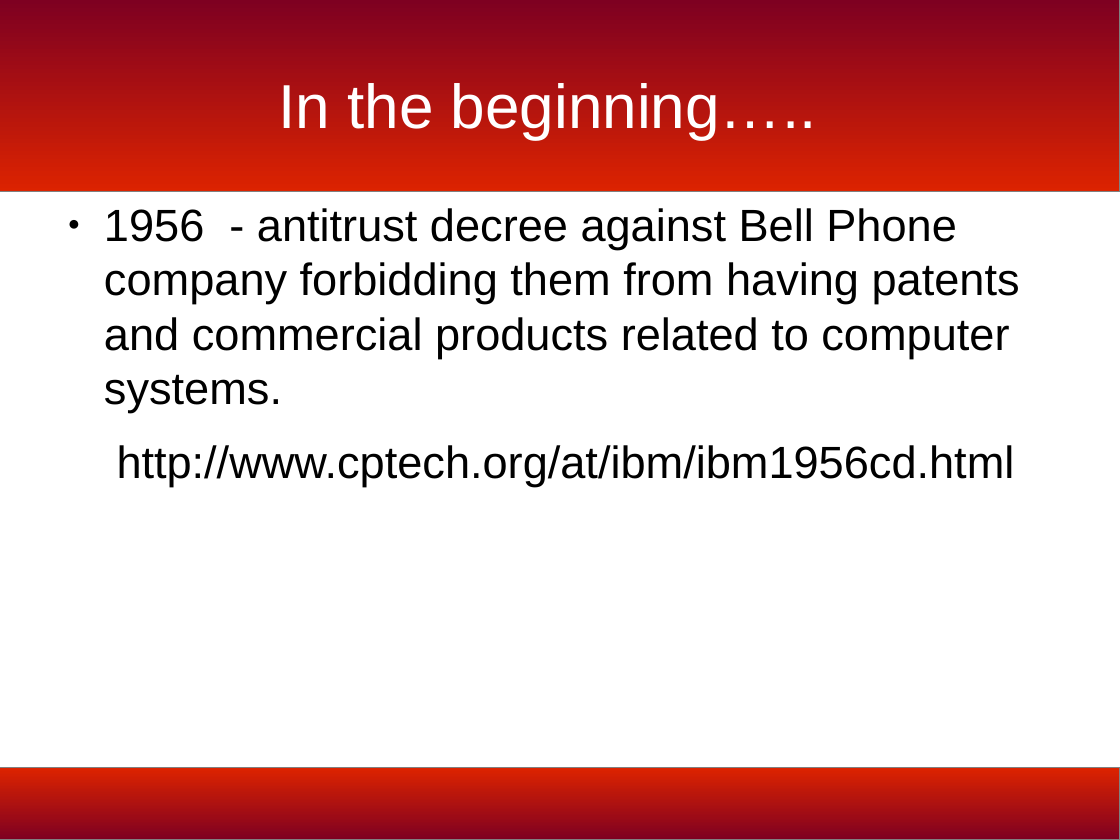
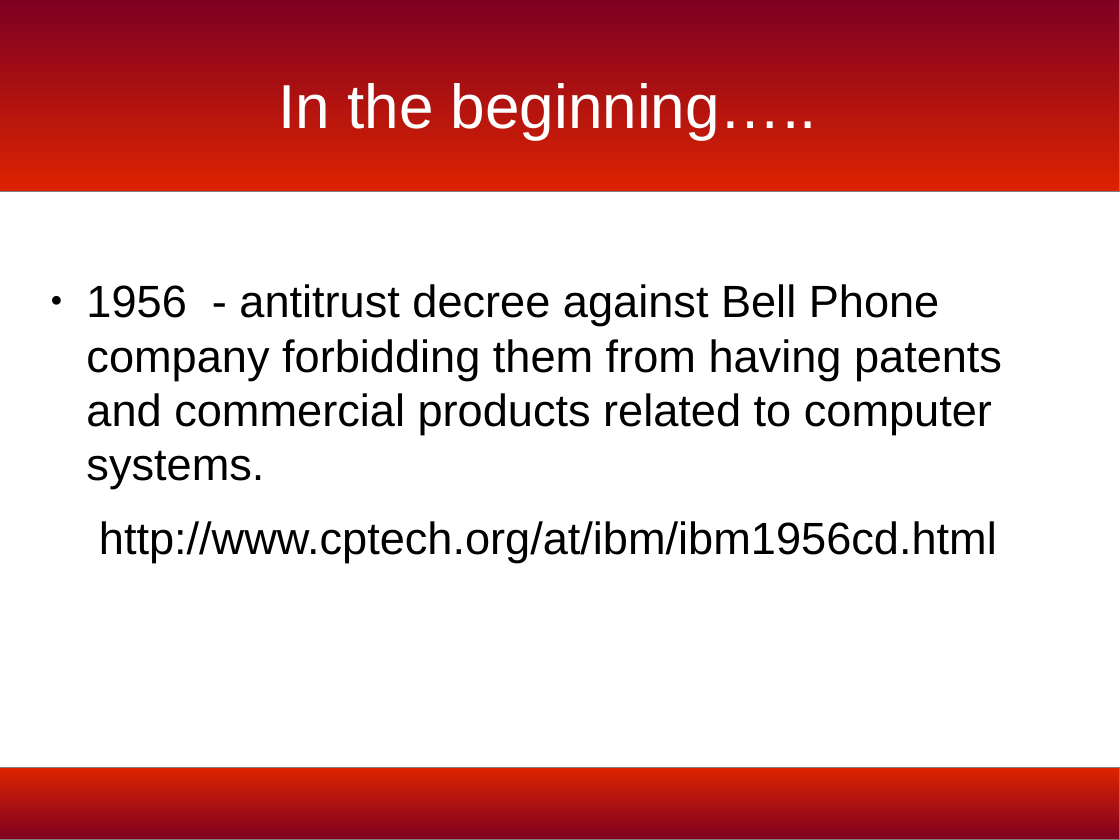
Before and after one commit to bmac2/BSD-Meetup-Files, a slide deck: slide 2 of bsd-history-slides.odp. Drawn at 1120x840 pixels with LibreOffice and Linux fonts; fonts in the diff are those of the drawing; background and template pictures are left out. Boxes give left, top, right and bottom in pixels: in the first picture for what was removed or moved away, otherwise in the second. Text is boxed around its words. In the diff, an @@ line names an element or a change of style, - is before the commit and + after.

```diff
--- a/bsd-history-slides.odp
+++ b/bsd-history-slides.odp
@@ text "1956 - antitrust decree against ...": place and size @@
-text "1956 - antitrust decree against ..." at [104, 208, 1020, 487]
+text "1956 - antitrust decree against ..." at [86, 284, 1002, 563]
```
Also in this commit, not shown: 29 other slides changed.
